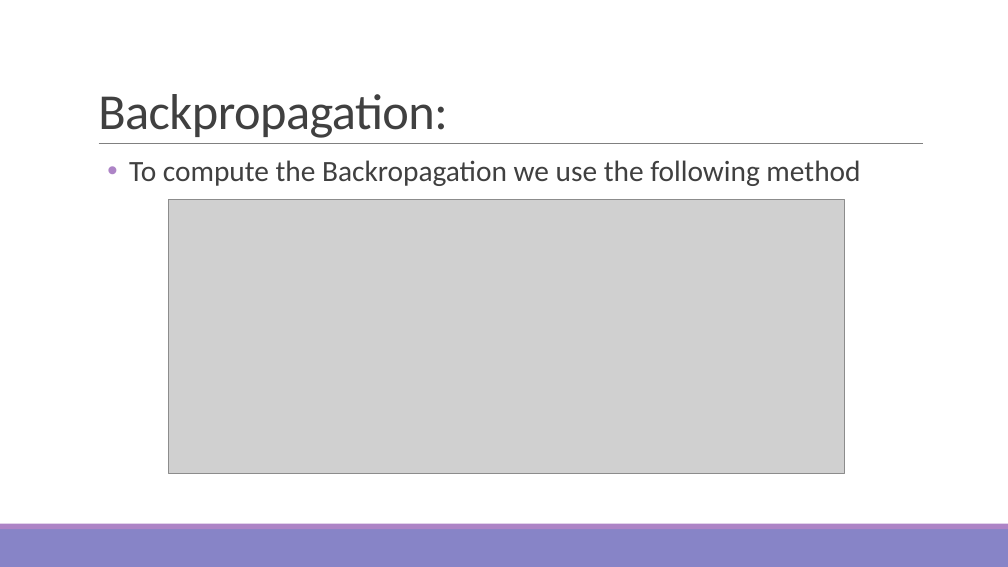
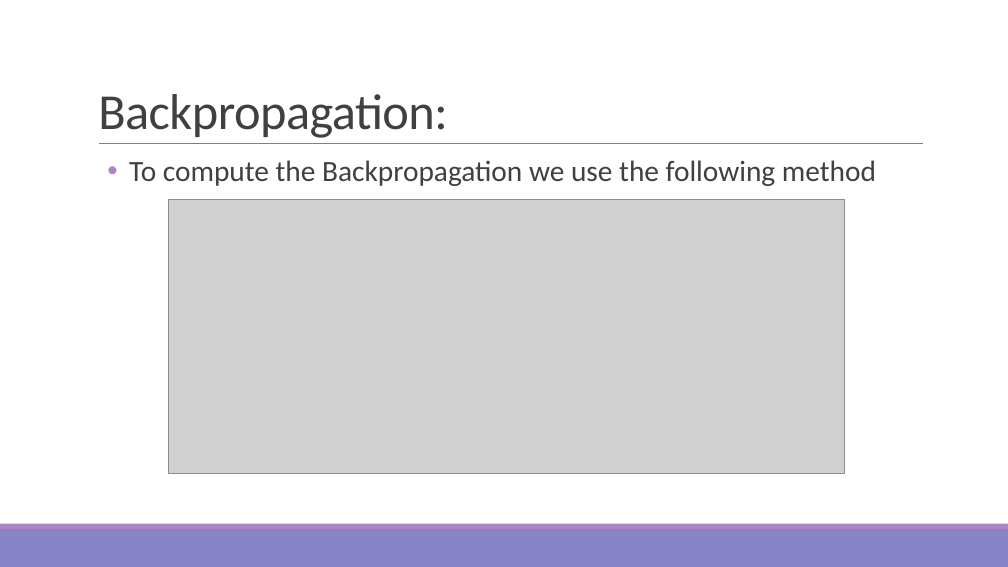
Before and after one commit to hauha46/Sim_Game, a slide deck: slide 8 of SIM GAME.pptx. Drawn at 1008x567 pixels with LibreOffice and Linux fonts; fonts in the diff are those of the drawing; grey boxes stand for pictures. Boxes give left, top, right and bottom in pixels: in the first picture for what was removed or moved away, otherwise in the second. Text is boxed around its words. In the diff, an @@ line names an element or a change of style, - is before the commit and + after.

```diff
--- a/SIM GAME.pptx
+++ b/SIM GAME.pptx
@@ text at (129,160,876,186): text changed @@
-  • To compute the Backropagation we use the following method
+  • To compute the Backpropagation we use the following method
```
Also in this commit, not shown: 2 other slides changed.
